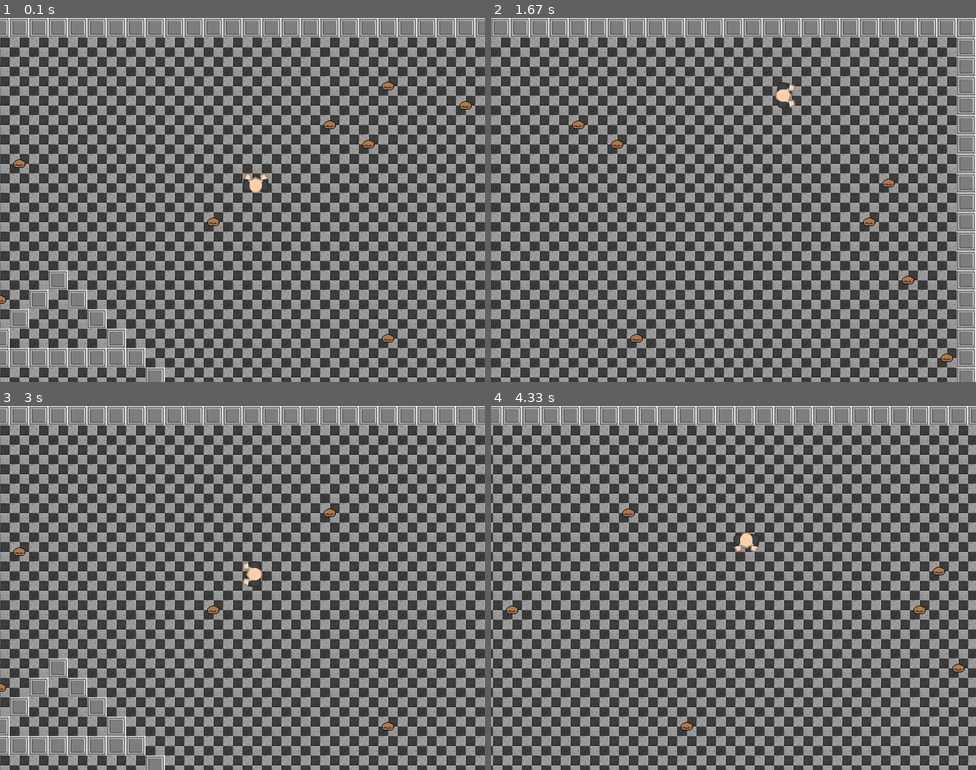
Above: before the commit, frames 1-4 (two rows, left to right).
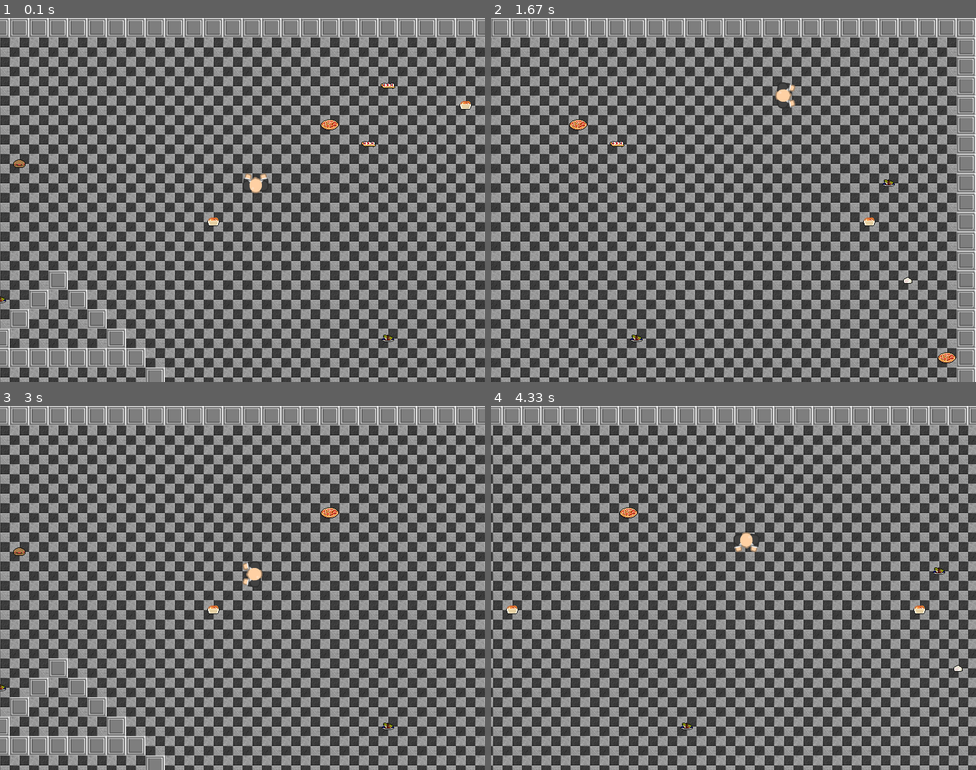
Above: after the commit, the same moments.

Repository: bly852/ICS3U1
Game: pygame game, started from (19.12.06) Culminating/game.py
Same seed, same stepped clock (60 frames per second), same inputs: the game is played once before the commit and once after it.
Inputs:
- Up to frame 1 (0.1 s): no input
- Up to frame 2 (1.67 s): hold D 0.33-0.8 s; hold W 0.83-1.13 s; hold D 1.17-1.63 s
- Up to frame 3 (3 s): hold A 1.67-2.2 s; hold S 2.23-2.53 s; hold A 2.57-2.97 s
- Up to frame 4 (4.33 s): hold W 3-3.37 s; hold D 3.4-4.03 s; hold S from 4.07 s (still down)

The runs differ from the first frame. In frame 1, 0.4% of the frame differs, in the area x 0-98%, y 17-90%; in frame 2, 0.4%, in the area x 16-96%, y 27-95%; in frame 3, 0.2%; in frame 4, 0.3%.

Commit message:
Image for food sprite randomly chosen from folder

Diff:
--- a/(19.12.06) Culminating/game.py
+++ b/(19.12.06) Culminating/game.py
@@ -5,7 +5,7 @@
 #           name: Brandon Ly
 #    description: Two players (Mr Chun & Mr Pileggi) running around the school collecting food for the food drive.
 
-import pygame, random, sys
+import pygame, random, sys, os
 from pygame.locals import *
 from settings import *
 from sprites import *
@@ -27,7 +27,7 @@
         map_folder = path.join(game_folder, 'maps')
         image_folder = path.join(game_folder, 'images')
         food_folder = path.join(image_folder, 'food')
-        self.food_image = pygame.image.load(path.join(food_folder, 'baconcheeseburger1.png'))
+
         self.map = Map(path.join(map_folder, 'biggerMap.txt'))
         self.floor_image = pygame.image.load(path.join(image_folder, floor_image))
         self.wall_image = pygame.image.load(path.join(image_folder, wall_image))
--- a/(19.12.06) Culminating/sprites.py
+++ b/(19.12.06) Culminating/sprites.py
@@ -1,5 +1,5 @@
 # sprite classes
-import pygame
+import pygame, random, os
 from settings import *
 
 
@@ -128,7 +128,14 @@
         self.groups = game.all_sprites, game.food
         pygame.sprite.Sprite.__init__(self, self.groups)
         self.game = game
-        self.image = game.food_image
+
+        game_folder = os.path.dirname(__file__)
+        image_folder = os.path.join(game_folder, 'images')
+        food_folder = os.path.join(image_folder, 'food')
+        self.image = pygame.image.load(os.path.join(food_folder ,(random.choice([
+            x for x in os.listdir(food_folder)
+                if os.path.isfile(os.path.join(food_folder, x))]))))
+
         self.rect = self.image.get_rect()
         self.x = x
         self.y = y
